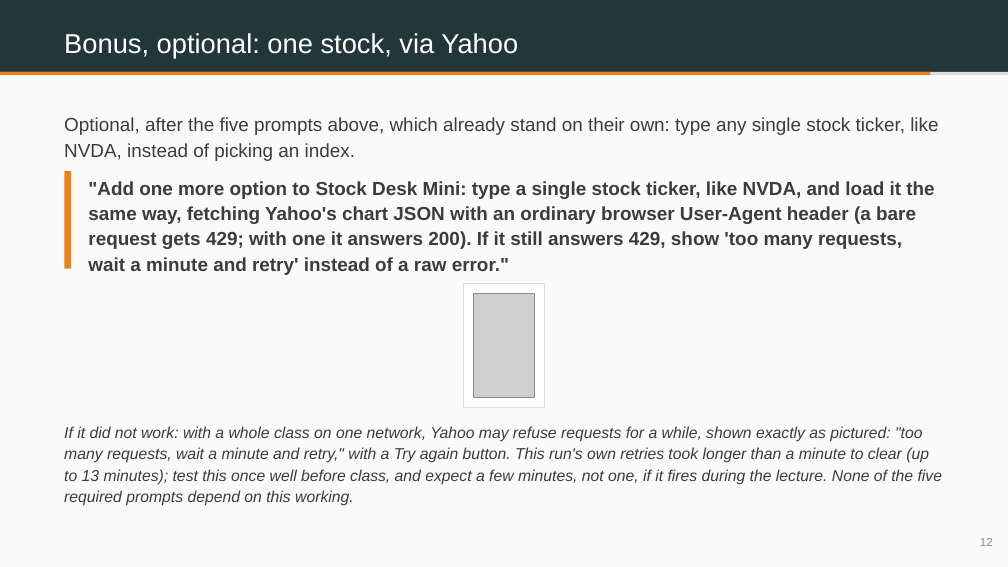
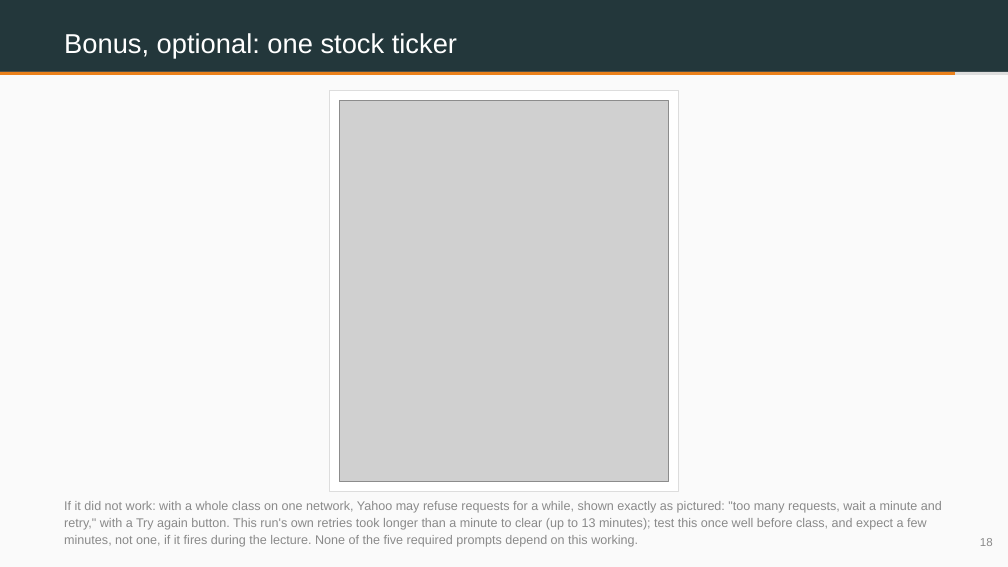
Before and after one commit to benjiesotelo-sudo/Telos_FIN1209, a slide deck: slide 18 of special-lecture/FIN1209-Special-Lecture-3-BuildIt-Student-Edition.pptx (slide 12 before the commit). Drawn at 1008x567 pixels with LibreOffice and Linux fonts; fonts in the diff are those of the drawing; grey boxes stand for pictures. Boxes give left, top, right and bottom in pixels: in the first picture for what was removed or moved away, otherwise in the second. Text is boxed around its words. In the diff, an @@ line names an element or a change of style, - is before the commit and + after.

Commit message:
Special lecture: full prompts, bigger result shots, deck 1 python3 step
Per his 25 Nov review of deck 3 and deck 2's diagrams.

Deck 3: every prompt is now two slides, never truncated with an
ellipsis, since a student cannot type a shortened prompt; the exact
words to type, in full, then the real result. A new render_prompt_text_m
shows the full text at a comfortable size, stepping the font down a
notch if the longest prompt would otherwise run past the safe bottom.
The full text is also written to a handout file,
data/fin1209-special-lecture/deck3-prompts.txt. The why-indexes slide
now says the decision plainly (he decided; indexes are the main path,
free, no key, reliable, with one stock as a bonus) instead of the
earlier flagged-rather-than-decided framing. The local network address
in the start-it result is masked. The real result screenshots (the two
view-it readings and the bonus one) are cropped tighter and rendered in
an enlarged, centered layout that fills most of the slide, fixing a
dispatch bug where a shot's requested layout was never actually passed
through to the renderer.

Deck 1: adds a check-python3-works prompt, next to the Git check, since
deck 3 depends on it and nothing before asked for it.

Deck 2's BPMN diagram still needs enlarging or a two-slide split; not
done in this pass, flagged separately.

```diff
--- a/special-lecture/FIN1209-Special-Lecture-3-BuildIt-Student-Edition.pptx
+++ b/special-lecture/FIN1209-Special-Lecture-3-BuildIt-Student-Edition.pptx
@@ text at (64,33,457,58): text changed @@
-Bonus, optional: one stock, via Yahoo
+Bonus, optional: one stock ticker
@@ rectangle: place and size @@
-rectangle at (0,72,931,75)
+rectangle at (0,72,955,75)
@@ text removed at (64,117,938,161) @@
-Optional, after the five prompts above, which already stand on their own: type any single stock ticker, like NVDA, instead of picking an index.
@@ rectangle: place and size @@
-rectangle at (464,284,544,407)
+rectangle at (330,91,679,492)
@@ picture added at (340,101,669,482) @@
@@ rectangle removed at (64,171,71,268) @@
@@ text removed at (88,181,934,275) @@
-"Add one more option to Stock Desk Mini: type a single stock ticker, like NVDA, and load it the same way, fetching Yahoo's chart JSON with an ordinary browser User-Agent header (a bare request gets 429; with one it answers 200). If it still answers 429, show 'too many requests, wait a minute and retry' instead of a raw error."
@@ picture removed at (473,293,535,397) @@
@@ text "If it did not work: ...": place and size @@
-text "If it did not work: ..." at (64,426,942,506)
+text "If it did not work: ..." at (64,501,942,547)
@@ text "If it did not work: ..." at (64,501,942,547): size 15 to 12 pt, text colour #3C3C3C to #8A8A8A, italic off; line spacing 1.12 to 1.15 @@
```
Also in this commit, not shown: 9 other slides changed, 7 slides added, 1 slide removed, 7 other files.
